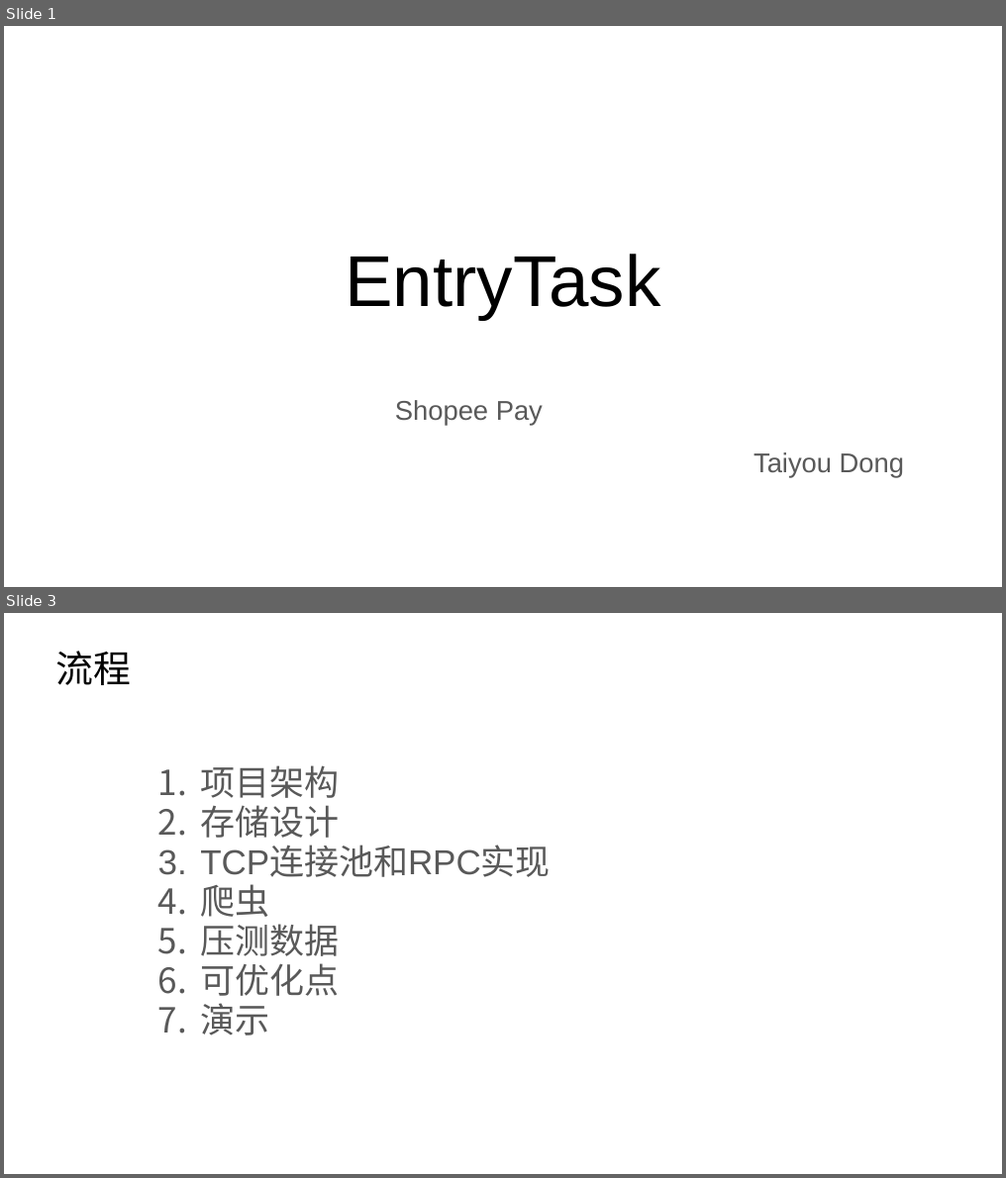
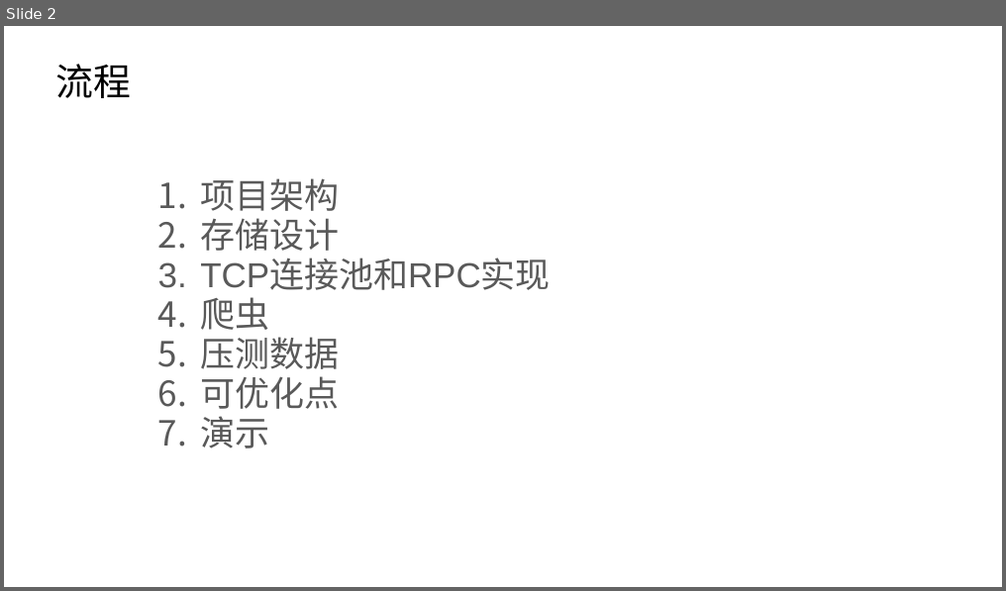
Before and after one commit to Uyouii/minimarket, a slide deck: doc/EntryTask.pptx. Shown one above the other, each under a label of ours: slides 1 and 3 before the commit, slide 2 after it; the slides between them are not shown. The pictures are 1006x1178 and 1006x591 pixels, drawn with LibreOffice and Linux fonts; fonts in the diff are those of the drawing. Boxes give left, top, right and bottom in pixels: in the first picture for what was removed or moved away, otherwise in the second. Text is boxed around its words. In the diff, an @@ line names an element or a change of style, - is before the commit and + after.

```diff
--- a/doc/EntryTask.pptx
+++ b/doc/EntryTask.pptx
@@ slide 1 removed at (4,26,1002,587), background #FFFFFF @@
@@ title removed at (345,254,660,320) @@
-EntryTask
@@ subtitle removed at (395,400,904,478) @@
-Shopee Pay
-Taiyou Dong
@@ what was slide 3 is now slide 2 @@
```
Also in this commit, not shown: 1 slide added, 2 other slides removed, 3 other files.
